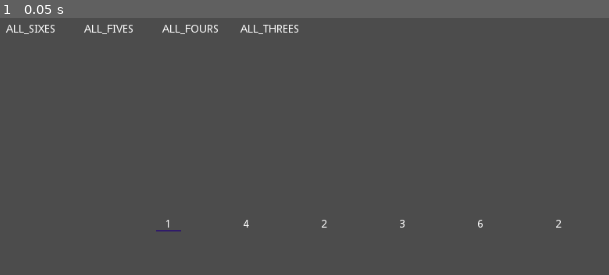
Above: before the commit, frame 1.
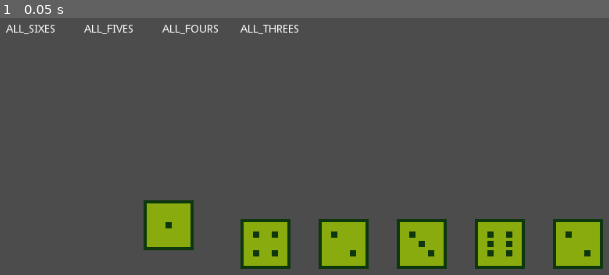
Above: after the commit, the same moment.

Repository: dexdexdex/house_wins
Game: Godot game, scene res://main.tscn
Same seed, same stepped clock (60 frames per second), same inputs: the game is played once before the commit and once after it.
Inputs:
- Up to frame 1 (0.05 s): no input

The runs differ from the first frame. In frame 1, 9.6% of the frame differs, in the area x 23-100%, y 70-98%.

Commit message:
Adding dice sprites

Diff:
--- a/dice.gd
+++ b/dice.gd
@@ -16,6 +16,24 @@
 func roll_dice():
 	dice_value = rng.randi_range(1,6)
 	$dice_label.set_text(str(dice_value))
+	$One.visible = false
+	$Two.visible = false
+	$Three.visible = false
+	$Four.visible = false
+	$Five.visible = false
+	$Six.visible = false
+	if dice_value == 1:
+		$One.visible = true
+	elif dice_value == 2:
+		$Two.visible = true
+	elif dice_value == 3:
+		$Three.visible = true
+	elif dice_value == 4:
+		$Four.visible = true
+	elif dice_value == 5:
+		$Five.visible = true
+	elif dice_value == 6:
+		$Six.visible = true
 
 func toggle():
 	if(is_held == true):
--- a/dice.tscn
+++ b/dice.tscn
@@ -1,6 +1,12 @@
-[gd_scene load_steps=2 format=2]
+[gd_scene load_steps=8 format=2]
 
 [ext_resource path="res://dice.gd" type="Script" id=1]
+[ext_resource path="res://sprites/One.png" type="Texture" id=2]
+[ext_resource path="res://sprites/Four.png" type="Texture" id=3]
+[ext_resource path="res://sprites/Two.png" type="Texture" id=4]
+[ext_resource path="res://sprites/Five.png" type="Texture" id=5]
+[ext_resource path="res://sprites/Three.png" type="Texture" id=6]
+[ext_resource path="res://sprites/Six.png" type="Texture" id=7]
 
 [node name="dice" type="Node2D"]
 script = ExtResource( 1 )
@@ -34,3 +40,27 @@
 __meta__ = {
 "_edit_use_anchors_": false
 }
+
+[node name="One" type="Sprite" parent="."]
+position = Vector2( 8, 8 )
+texture = ExtResource( 2 )
+
+[node name="Two" type="Sprite" parent="."]
+position = Vector2( 32, 32 )
+texture = ExtResource( 4 )
+
+[node name="Three" type="Sprite" parent="."]
+position = Vector2( 32, 32 )
+texture = ExtResource( 6 )
+
+[node name="Four" type="Sprite" parent="."]
+position = Vector2( 32, 32 )
+texture = ExtResource( 3 )
+
+[node name="Five" type="Sprite" parent="."]
+position = Vector2( 32, 32 )
+texture = ExtResource( 5 )
+
+[node name="Six" type="Sprite" parent="."]
+position = Vector2( 32, 32 )
+texture = ExtResource( 7 )
Binary file added: One.png
Not shown, added: One.png.import
Binary file added: sprites/Five.png
Not shown, added: sprites/Five.png.import
Binary file added: sprites/Four.png
Not shown, added: sprites/Four.png.import
Binary file added: sprites/One.png
Not shown, added: sprites/One.png.import
Binary file added: sprites/Six.png
Binary file added: sprites/Three.png
Not shown, added: sprites/Three.png.import
Binary file added: sprites/Two.png
(and 4 more such lines)
